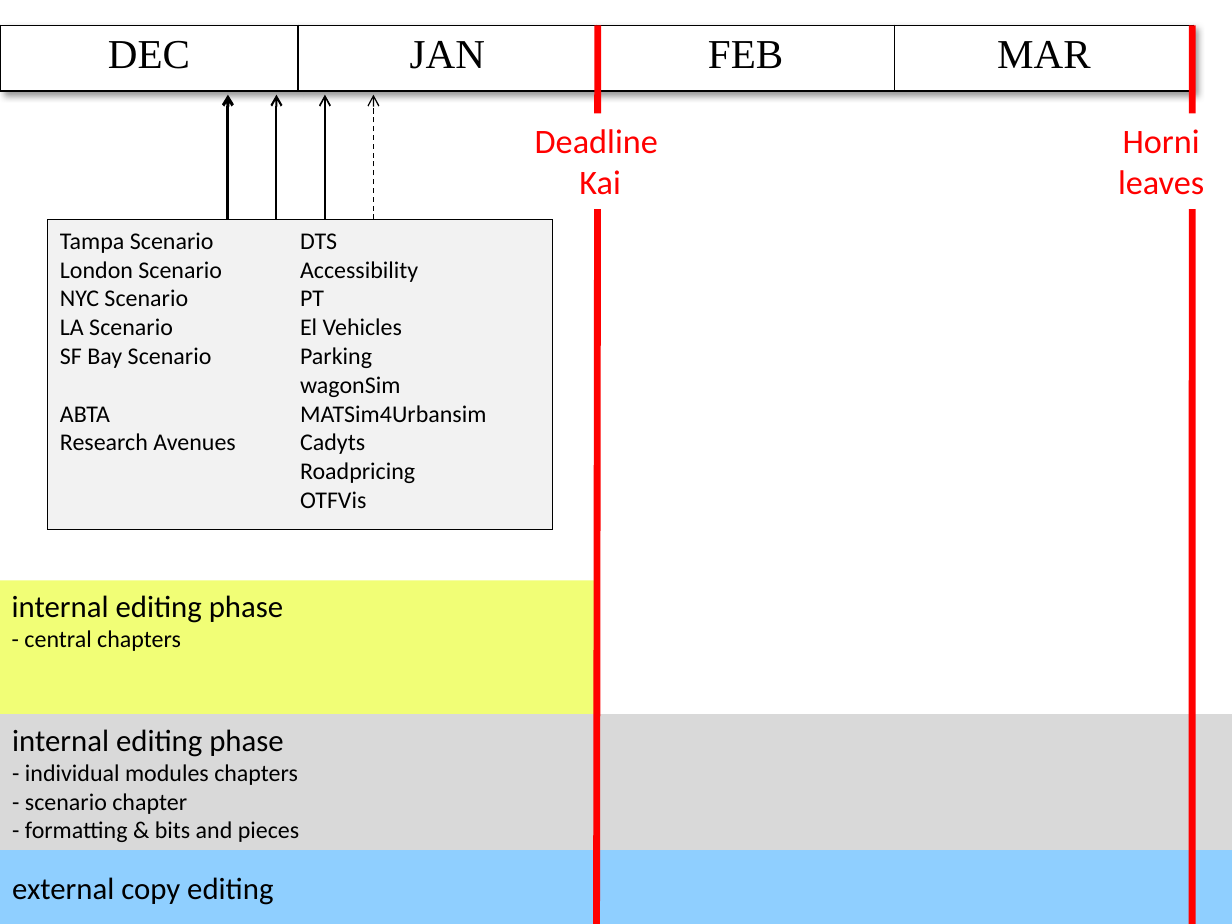
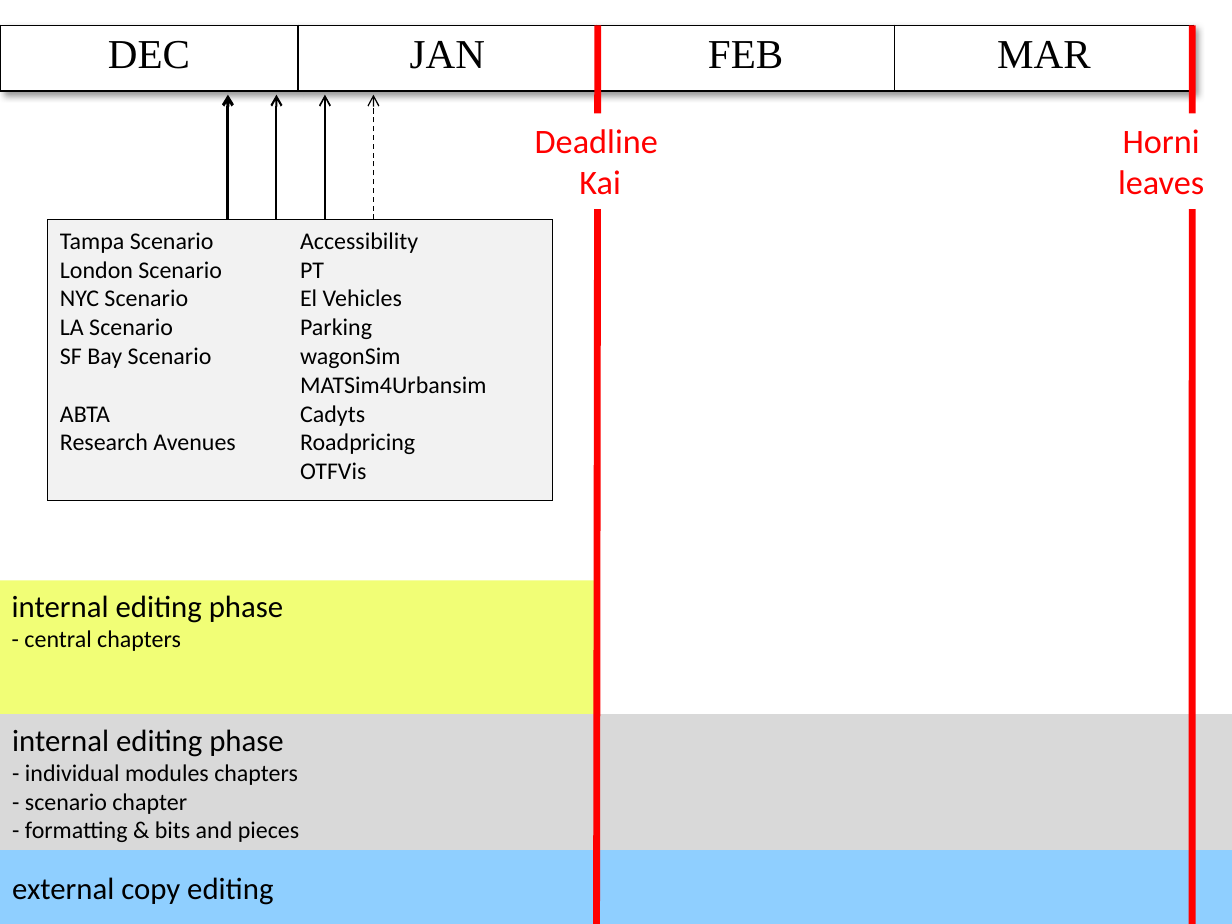
Before and after one commit to sashigurram/book, a slide deck: slide 1 of admin/timeline.pptx. Drawn at 1232x924 pixels with LibreOffice and Linux fonts; fonts in the diff are those of the drawing. Boxes give left, top, right and bottom in pixels: in the first picture for what was removed or moved away, otherwise in the second. Text is boxed around its words. In the diff, an @@ line names an element or a change of style, - is before the commit and + after.

```diff
--- a/admin/timeline.pptx
+++ b/admin/timeline.pptx
@@ rectangle "Tampa Scenario" resized from (x1=48, y1=219, x2=552, y2=530) to (x1=48, y1=219, x2=552, y2=500) @@
@@ text in rectangle at (x1=300, y1=233, x2=337, y2=249): paragraph removed @@
-DTS
```
